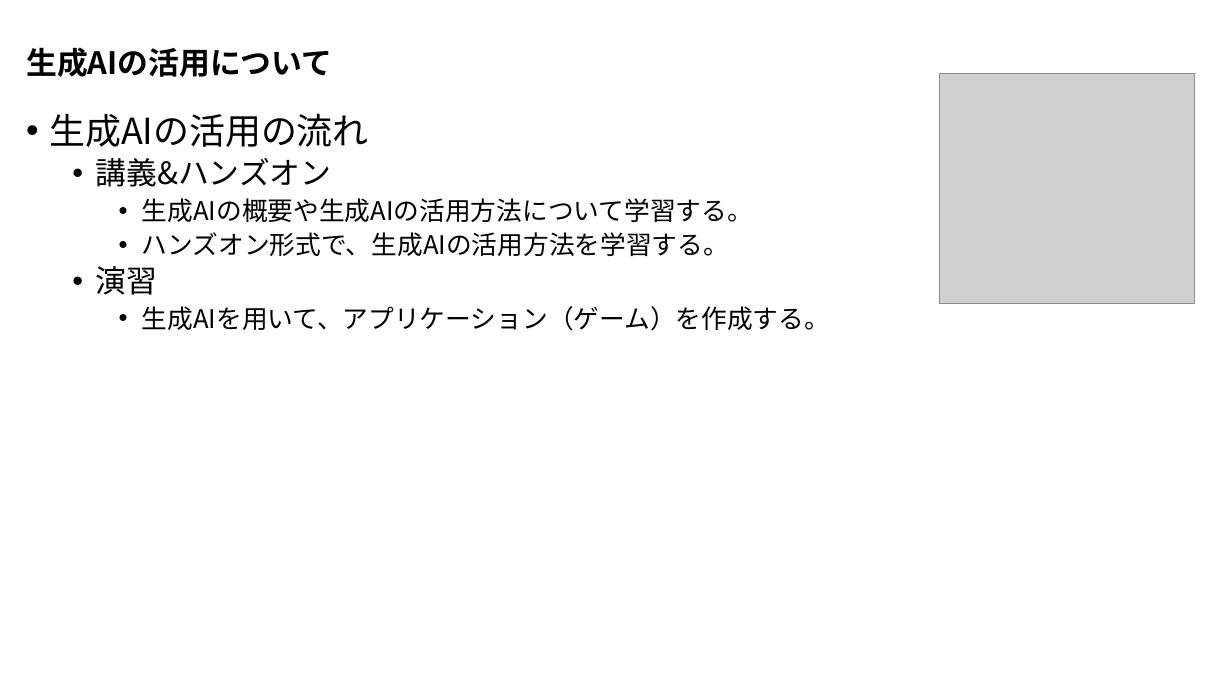
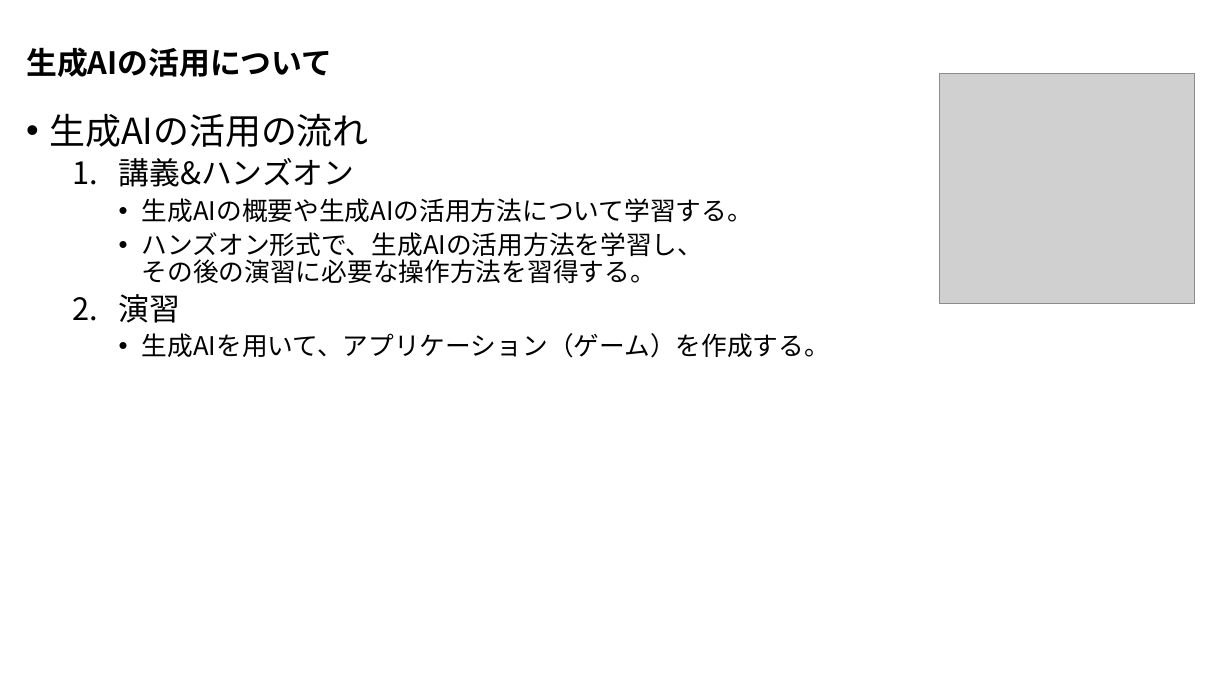
Before and after one commit to nishida2073/ai_navive, a slide deck: slide 3 of 00_オリエンテーション/【AI Native研修-生成AI】研修の概要.pptx. Drawn at 1232x693 pixels with LibreOffice and Linux fonts; fonts in the diff are those of the drawing; grey boxes stand for pictures. Boxes give left, top, right and bottom in pixels: in the first picture for what was removed or moved away, otherwise in the second. Text is boxed around its words. In the diff, an @@ line names an element or a change of style, - is before the commit and + after.

```diff
--- a/00_オリエンテーション/【AI Native研修-生成AI】研修の概要.pptx
+++ b/00_オリエンテーション/【AI Native研修-生成AI】研修の概要.pptx
@@ text at <box>119,158,355,323</box>: bullet • to 1. @@
@@ text at <box>142,232,704,283</box>: text changed @@
-    • ハンズオン形式で、生成AIの活用方法を学習する。
+    • ハンズオン形式で、生成AIの活用方法を学習し、
+      その後の演習に必要な操作方法を習得する。
```
Also in this commit, not shown: 2 other files.
